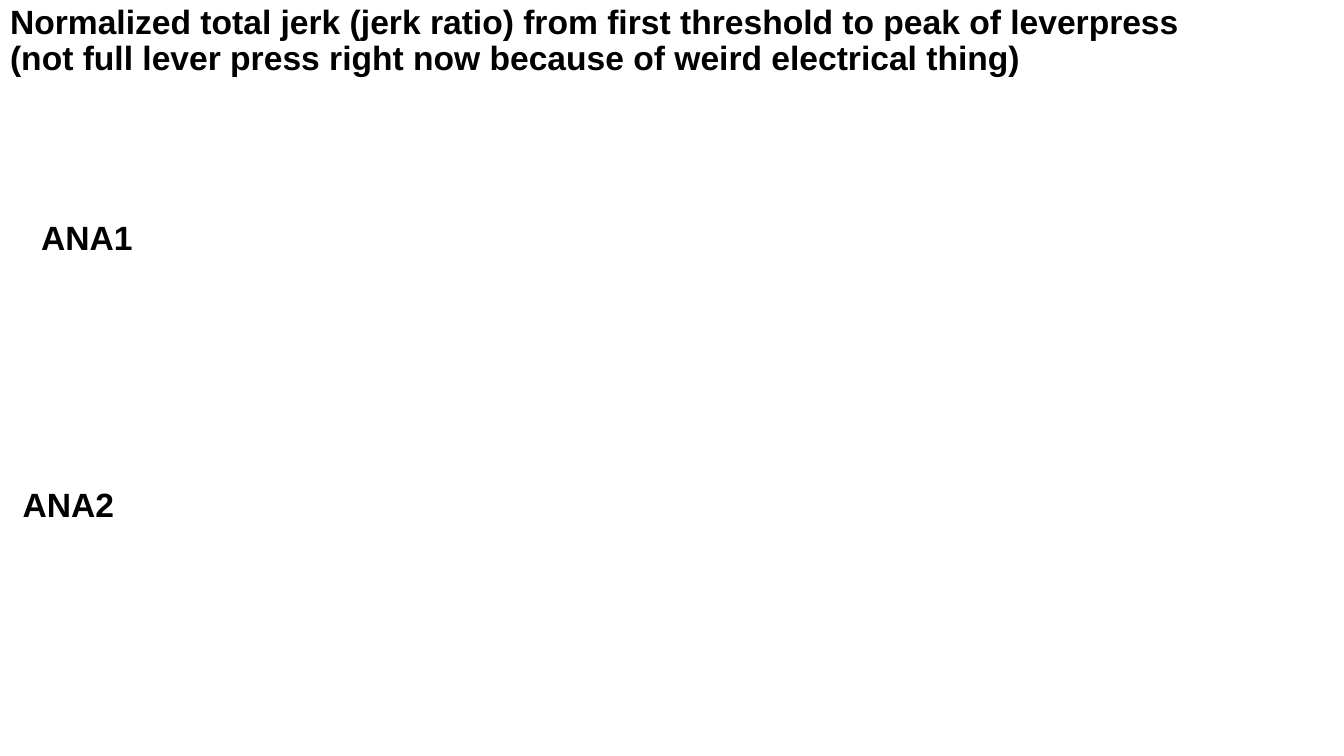
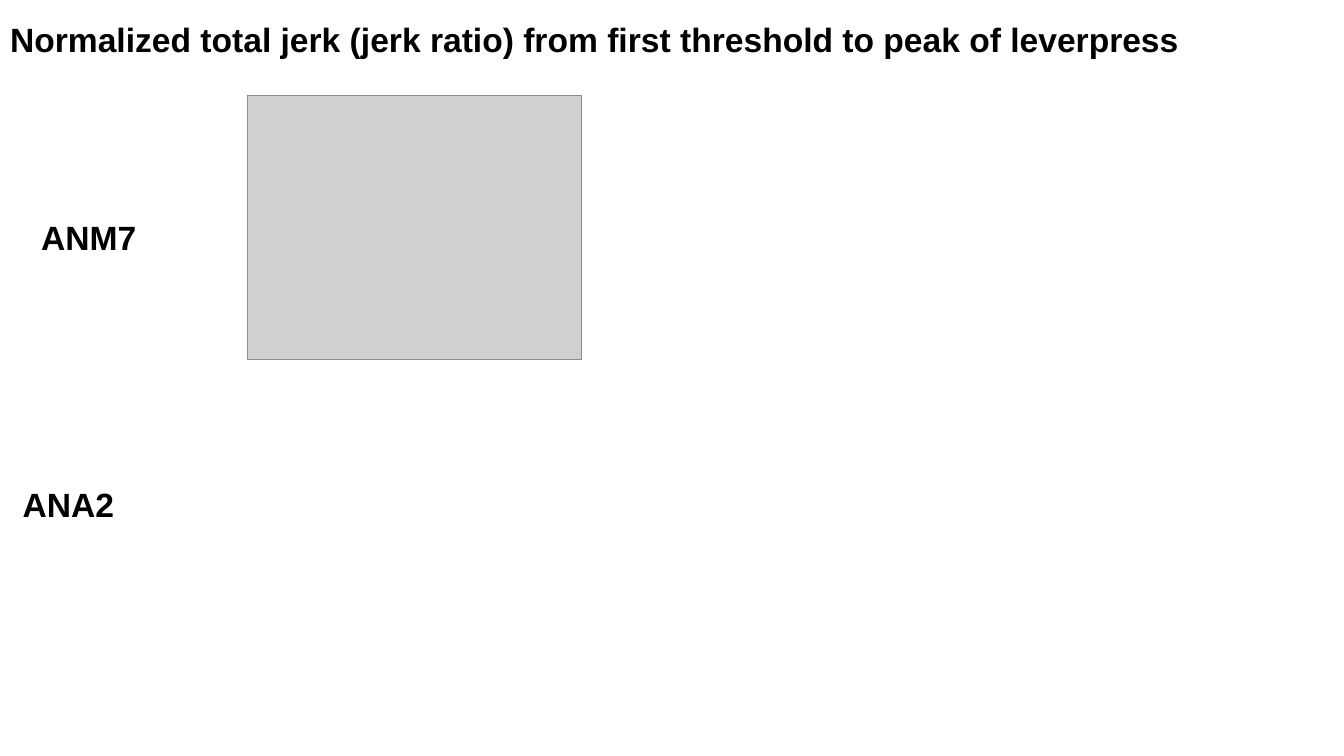
Before and after one commit to paulazoo/behavior, a slide deck: slide 5 of presentations_and_figures/240205.pptx (slide 6 before the commit). Drawn at 1344x756 pixels with LibreOffice and Linux fonts; fonts in the diff are those of the drawing; grey boxes stand for pictures. Boxes give left, top, right and bottom in pixels: in the first picture for what was removed or moved away, otherwise in the second. Text is boxed around its words. In the diff, an @@ line names an element or a change of style, - is before the commit and + after.

Commit message:
jerk for going down, also include when sympy gives 0 jerk

```diff
--- a/presentations_and_figures/240205.pptx
+++ b/presentations_and_figures/240205.pptx
@@ title at (x1=10, y1=27, x2=1178, y2=59): text changed @@
-Normalized total jerk (jerk ratio) from first threshold to peak of leverpress (not full lever press right now because of weird electrical thing)
+Normalized total jerk (jerk ratio) from first threshold to peak of leverpress
@@ picture added at (x1=248, y1=96, x2=582, y2=360) @@
@@ text at (x1=41, y1=227, x2=136, y2=250): text changed @@
-ANA1
+ANM7
```
Also in this commit, not shown: 3 other slides changed, 1 slide removed, 7 other files.
